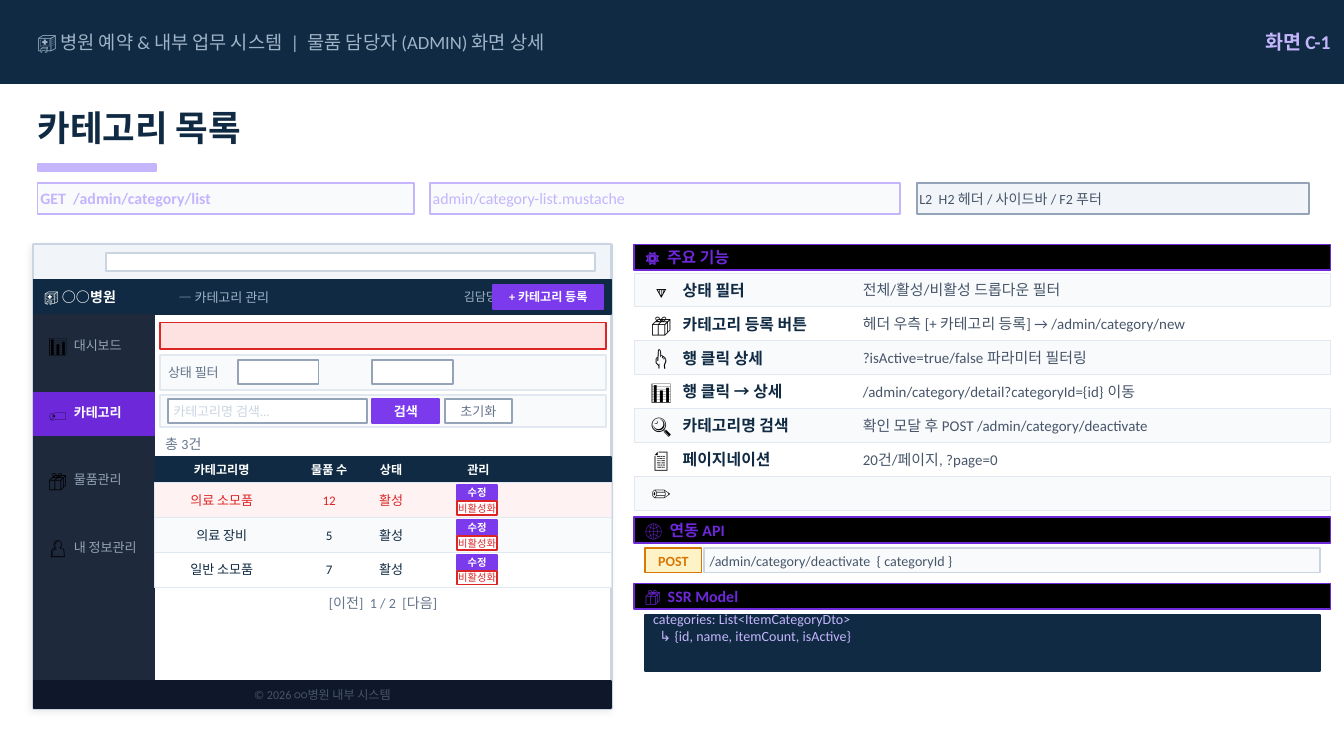
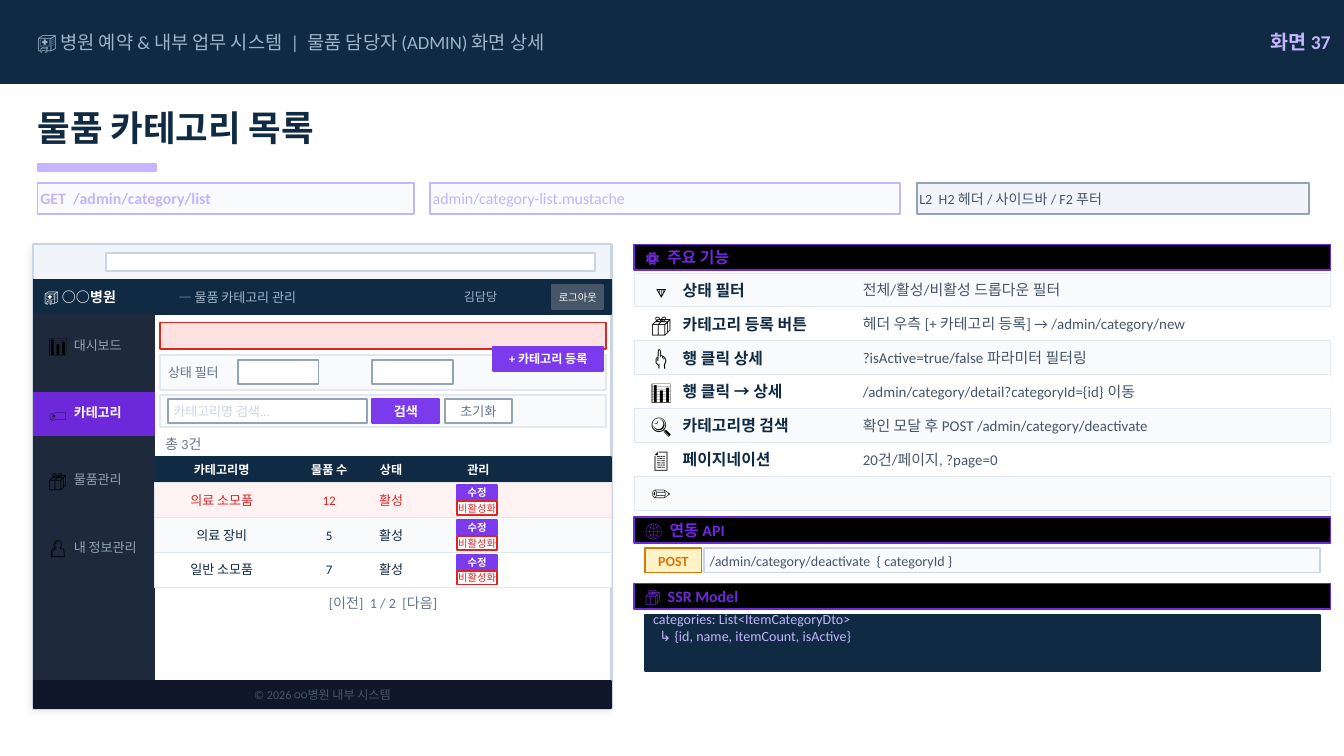
Before and after one commit to proejct-team-alpha/documents, a slide deck: slide 41 of 08_스토리보드/🏥_병원_예약_&_내부_업무_시스템_—_스토리보드.pptx. Drawn at 1344x756 pixels with LibreOffice and Linux fonts; fonts in the diff are those of the drawing. Boxes give left, top, right and bottom in pixels: in the first picture for what was removed or moved away, otherwise in the second. Text is boxed around its words. In the diff, an @@ line names an element or a change of style, - is before the commit and + after.

```diff
--- a/08_스토리보드/🏥_병원_예약_&_내부_업무_시스템_—_스토리보드.pptx
+++ b/08_스토리보드/🏥_병원_예약_&_내부_업무_시스템_—_스토리보드.pptx
@@ text at (x1=1271, y1=32, x2=1331, y2=51): text changed @@
-화면 C-1
+화면 37
@@ text at (x1=38, y1=111, x2=314, y2=145): text changed @@
-카테고리 목록
+물품 카테고리 목록
@@ text at (x1=195, y1=291, x2=296, y2=303): text changed @@
-— 카테고리 관리
+— 물품 카테고리 관리
@@ text "+ 카테고리 등록" moved from (x1=518, y1=291, x2=587, y2=302) to (x1=518, y1=353, x2=587, y2=364) @@
@@ rectangle moved from (x1=493, y1=285, x2=603, y2=309) to (x1=493, y1=347, x2=603, y2=371) @@
```
Also in this commit, not shown: 5 other slides changed, 3 slides added, 19 other files.
